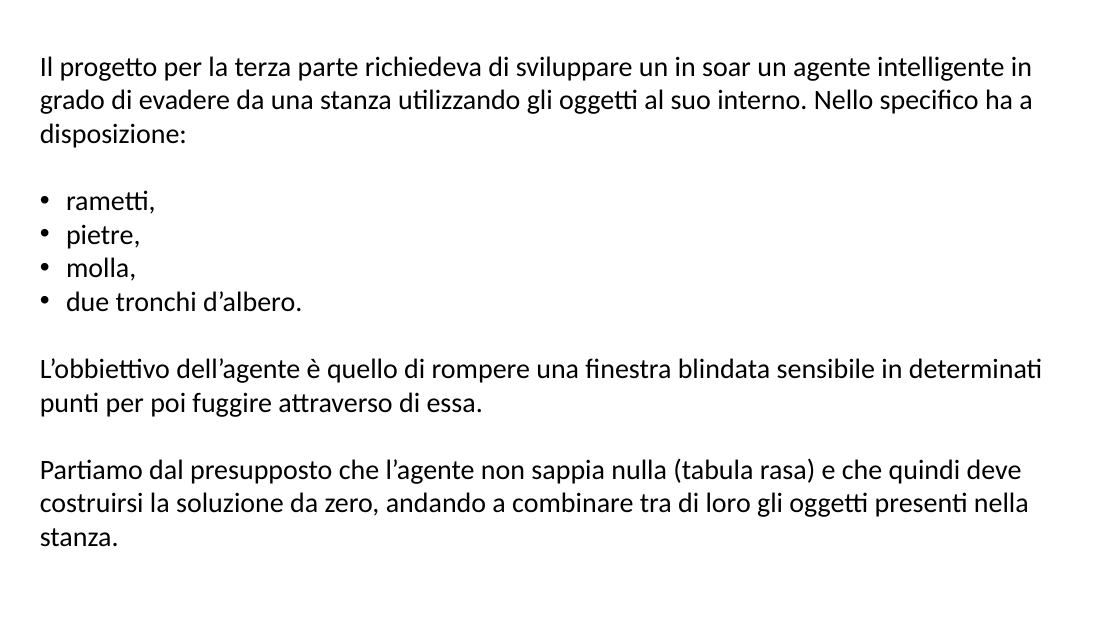
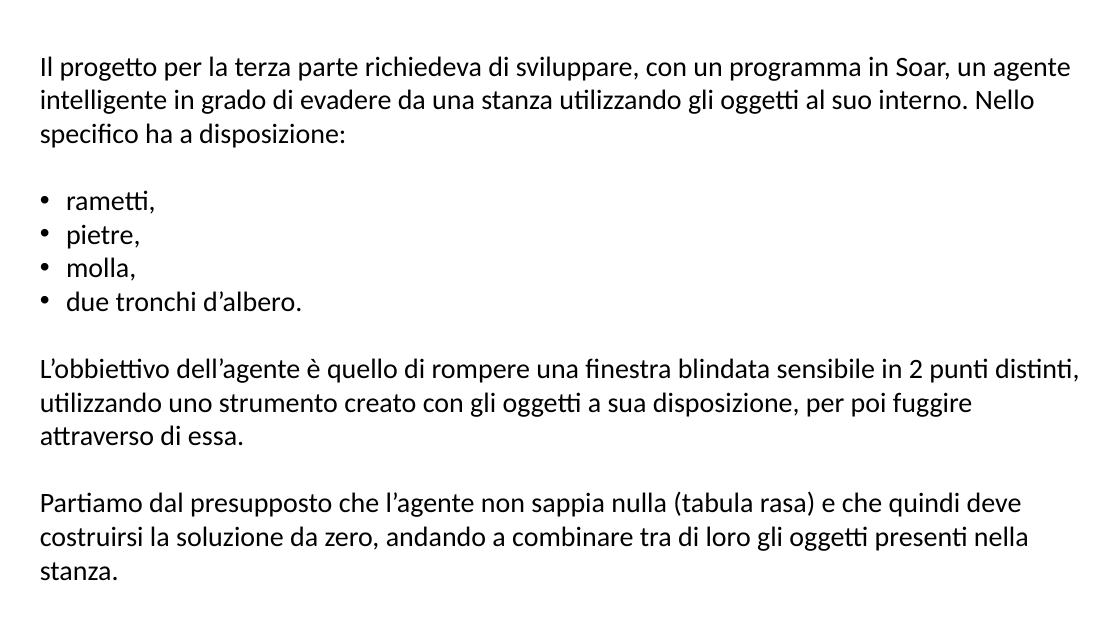
Before and after one commit to giargiapower/prolog-clingo-clips-soar, a slide deck: slide 2 of Presentazioni/Presentazione_soar.pptx. Drawn at 1120x630 pixels with LibreOffice and Linux fonts; fonts in the diff are those of the drawing. Boxes give left, top, right and bottom in pixels: in the first picture for what was removed or moved away, otherwise in the second. Text is boxed around its words. In the diff, an @@ line names an element or a change of style, - is before the commit and + after.

```diff
--- a/Presentazioni/Presentazione_soar.pptx
+++ b/Presentazioni/Presentazione_soar.pptx
@@ text at (x1=40, y1=56, x2=1071, y2=148): text changed @@
-Il progetto per la terza parte richiedeva di sviluppare un in soar un agente intelligente in grado di evadere da una stanza utilizzando gli oggetti al suo interno. Nello specifico ha a disposizione:
+Il progetto per la terza parte richiedeva di sviluppare, con un programma in Soar, un agente intelligente in grado di evadere da una stanza utilizzando gli oggetti al suo interno. Nello specifico ha a disposizione:
@@ text at (x1=40, y1=358, x2=1079, y2=446): text changed @@
-L’obbiettivo dell’agente è quello di rompere una finestra blindata sensibile in determinati punti per poi fuggire attraverso di essa.
+L’obbiettivo dell’agente è quello di rompere una finestra blindata sensibile in 2 punti distinti, utilizzando uno strumento creato con gli oggetti a sua disposizione, per poi fuggire attraverso di essa.
```
Also in this commit, not shown: 7 other slides changed.
